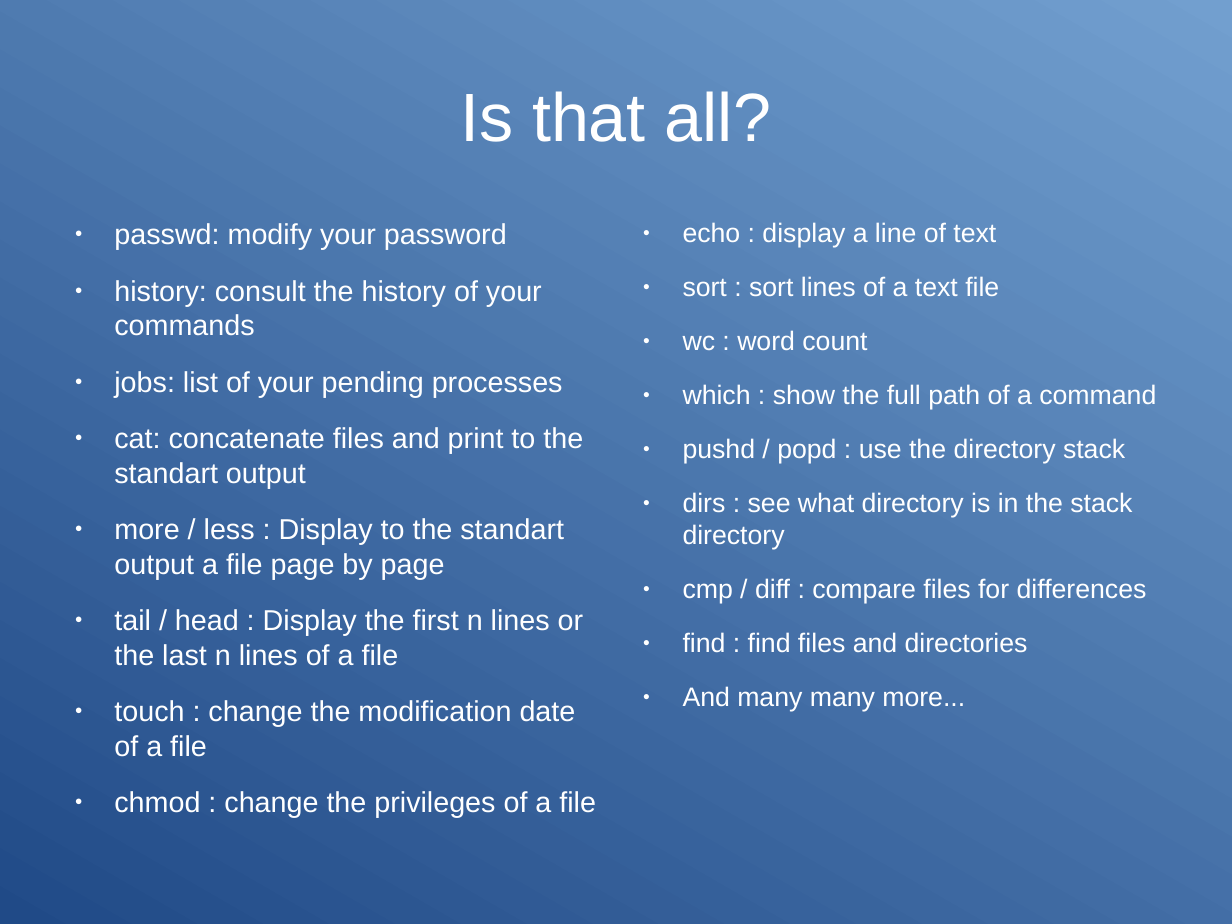
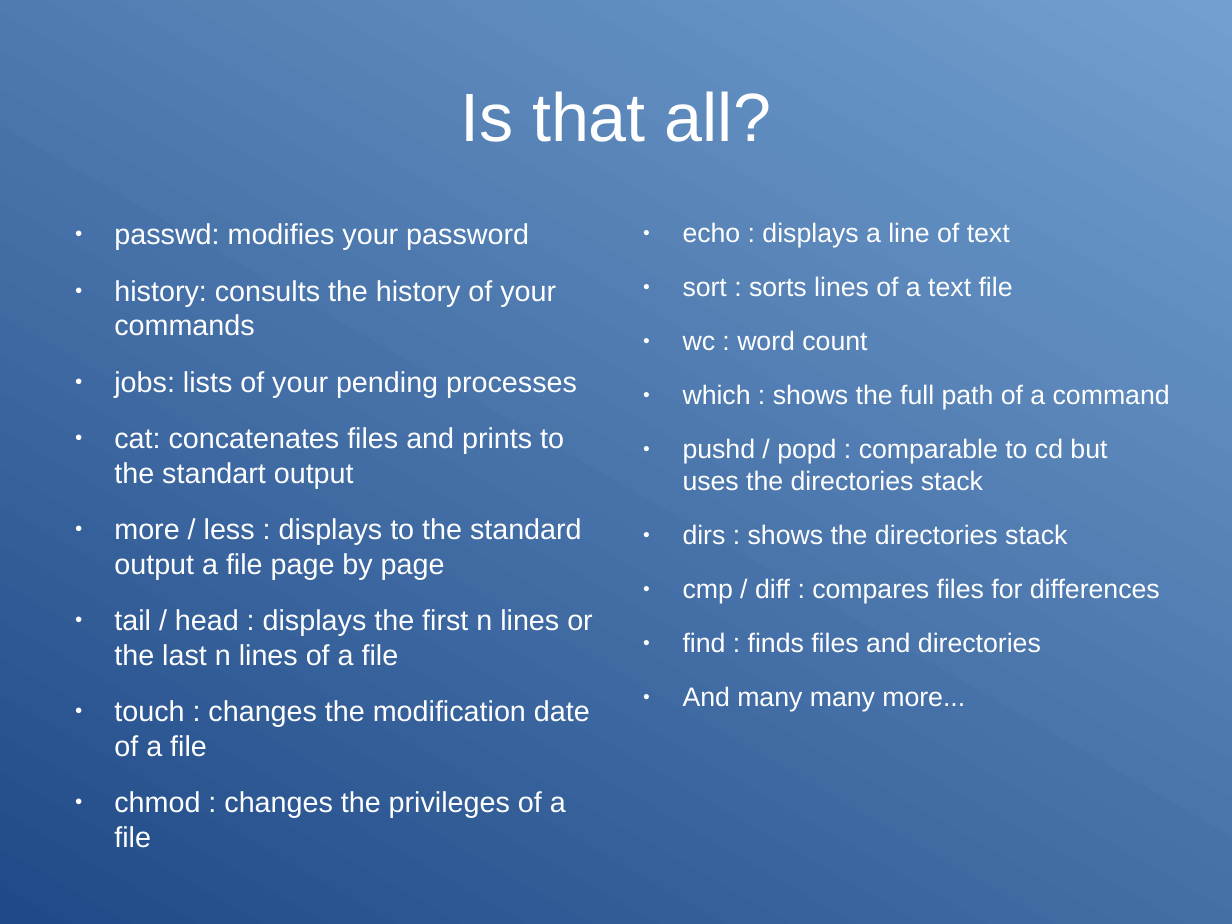
Before and after one commit to Clibre/An-introduction-to-bash, a slide deck: slide 15 of presentation/presentation.odp. Drawn at 1232x924 pixels with LibreOffice and Linux fonts; fonts in the diff are those of the drawing. Boxes give left, top, right and bottom in pixels: in the first picture for what was removed or moved away, otherwise in the second. Text is boxed around its words. In the diff, an @@ line names an element or a change of style, - is before the commit and + after.

```diff
--- a/presentation/presentation.odp
+++ b/presentation/presentation.odp
@@ text at (114, 223, 593, 848): text changed @@
-● passwd: modify your password
-● history: consult the history of your commands
-● jobs: list of your pending processes
-● cat: concatenate files and print to the standart output
-● more / less : Display to the standart output a file page by page
-● tail / head : Display the first n lines or the last n lines of a file
-● touch : change the modification date of a file
-● chmod : change the privileges of a file
+● passwd: modifies your password
+● history: consults the history of your commands
+● jobs: lists of your pending processes
+● cat: concatenates files and prints to the standart output
+● more / less : displays to the standard output a file page by page
+● tail / head : displays the first n lines or the last n lines of a file
+● touch : changes the modification date of a file
+● chmod : changes the privileges of a file
@@ text at (683, 222, 1013, 297): text changed @@
-● echo : display a line of text
-● sort : sort lines of a text file
+● echo : displays a line of text
+● sort : sorts lines of a text file
@@ text at (683, 384, 1170, 653): text changed @@
-● which : show the full path of a command
-● pushd / popd : use the directory stack
-● dirs : see what directory is in the stack directory
-● cmp / diff : compare files for differences
-● find : find files and directories
+● which : shows the full path of a command
+● pushd / popd : comparable to cd but uses the directories stack
+● dirs : shows the directories stack
+● cmp / diff : compares files for differences
+● find : finds files and directories
```
Also in this commit, not shown: 36 other slides changed, 1 slide removed.
